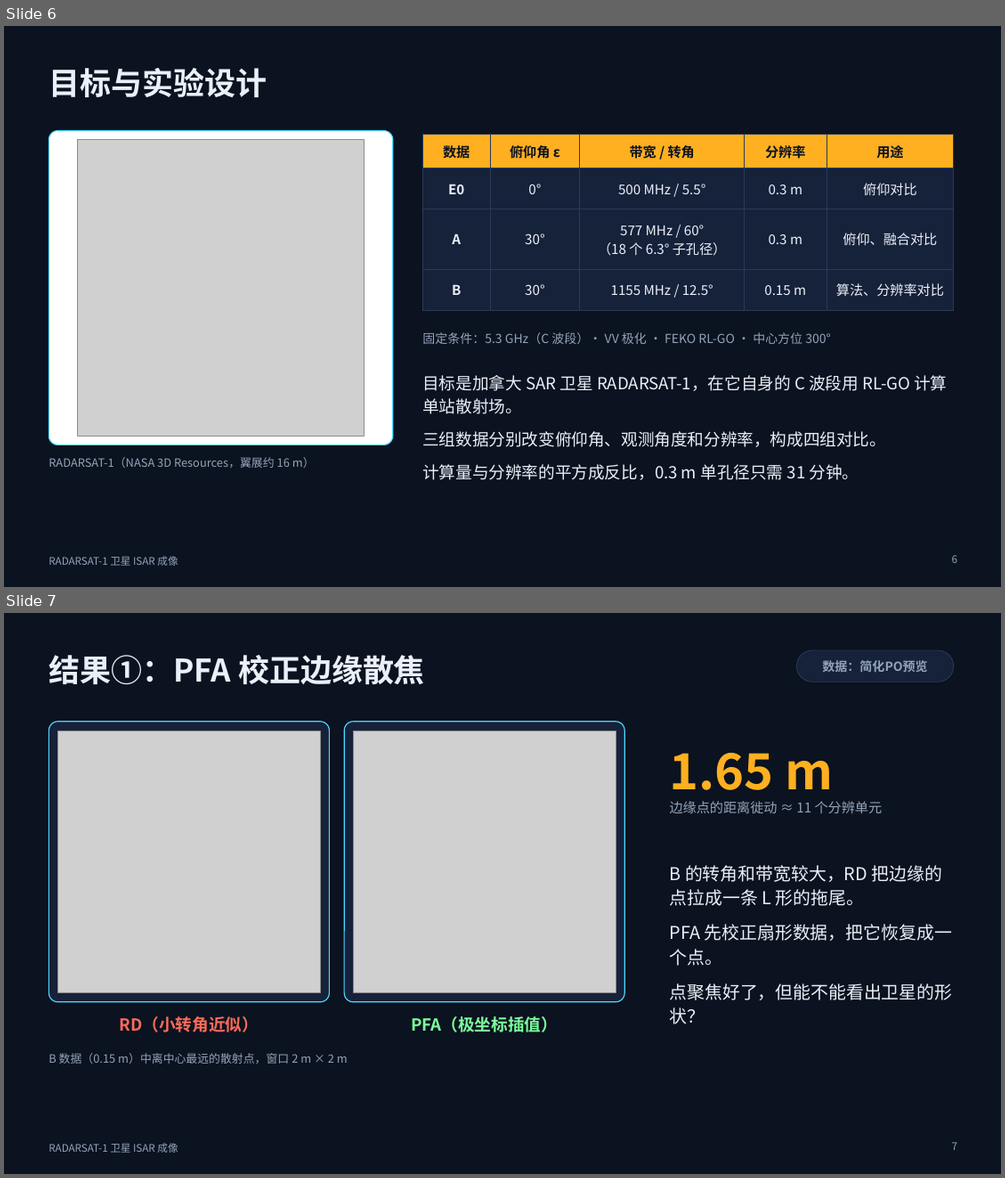
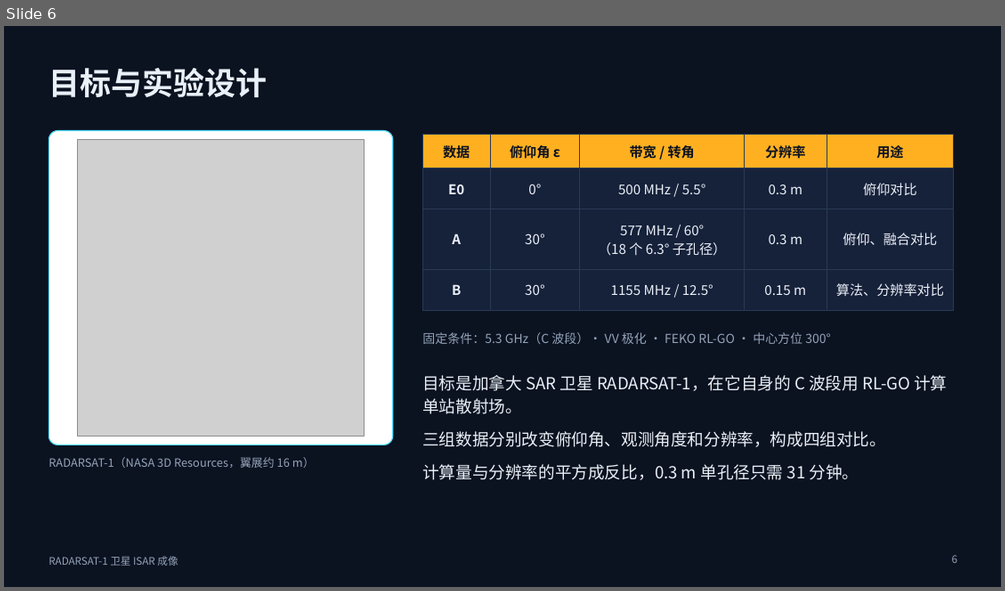
Before and after one commit to anotherdimension1013-del/2026whph, a slide deck: isar/ppt/ISAR_RADARSAT1_汇报.pptx. Shown one above the other, each under a label of ours: slides 6 and 7 before the commit, slide 6 after it. The pictures are 1005x1178 and 1005x591 pixels, drawn with LibreOffice and Linux fonts; fonts in the diff are those of the drawing; grey boxes stand for pictures. Boxes give left, top, right and bottom in pixels: in the first picture for what was removed or moved away, otherwise in the second. Text is boxed around its words. In the diff, an @@ line names an element or a change of style, - is before the commit and + after.

```diff
--- a/isar/ppt/ISAR_RADARSAT1_汇报.pptx
+++ b/isar/ppt/ISAR_RADARSAT1_汇报.pptx
@@ slide 7 removed at [4, 613, 1001, 1174], background #0B1220; not listed: 1 template element that a slide beside it also shows @@
@@ title removed at [48, 655, 425, 685] @@
-结果①：PFA 校正边缘散焦
@@ rounded rectangle removed at [797, 650, 954, 682] @@
-数据：简化PO预览
@@ rounded rectangle removed at [48, 722, 329, 1002] @@
@@ picture removed at [57, 731, 320, 993] @@
@@ rounded rectangle removed at [344, 722, 624, 1002] @@
@@ picture removed at [353, 731, 615, 993] @@
@@ text removed at [670, 753, 882, 813] @@
-1.65 m
-边缘点的距离徙动 ≈ 11 个分辨单元
@@ text removed at [670, 865, 953, 1024] @@
-B 的转角和带宽较大，RD 把边缘的点拉成一条 L 形的拖尾。
-PFA 先校正扇形数据，把它恢复成一个点。
-点聚焦好了，但能不能看出卫星的形状？
@@ text removed at [120, 1016, 259, 1032] @@
-RD（小转角近似）
@@ text removed at [411, 1016, 558, 1032] @@
-PFA（极坐标插值）
@@ text removed at [48, 1053, 348, 1063] @@
-B 数据（0.15 m）中离中心最远的散射点，窗口 2 m × 2 m
@@ page number removed at [952, 1142, 957, 1150] @@
-7
```
Also in this commit, not shown: 1 slide changed, 1 slide added, 8 other files.
